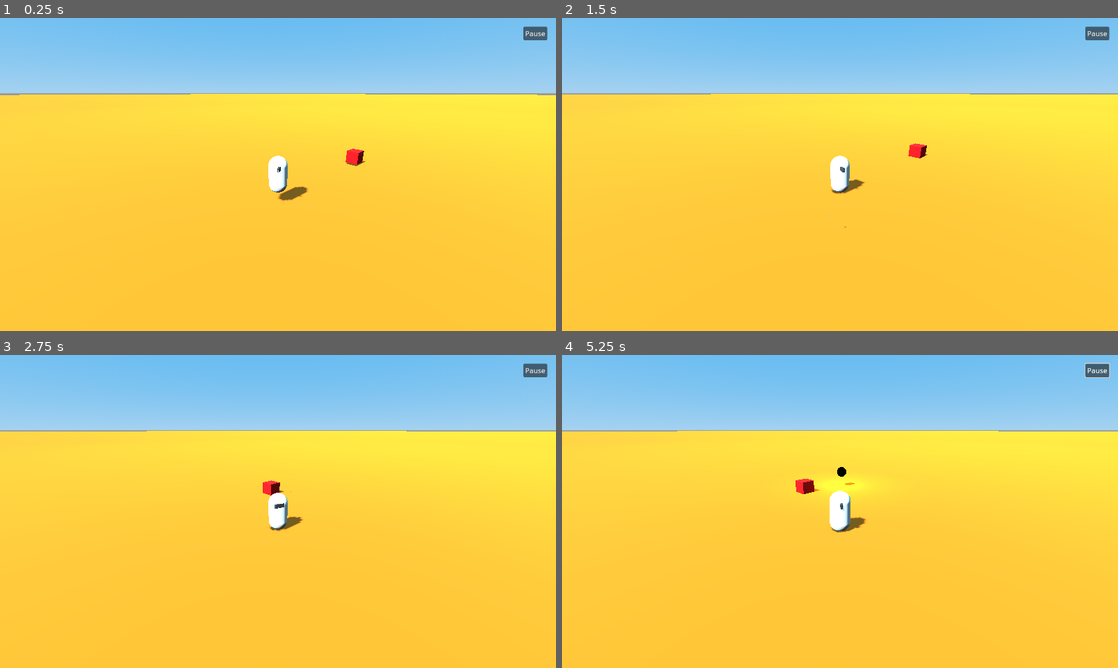
Above: before the commit, frames 1-4 (two rows, left to right).
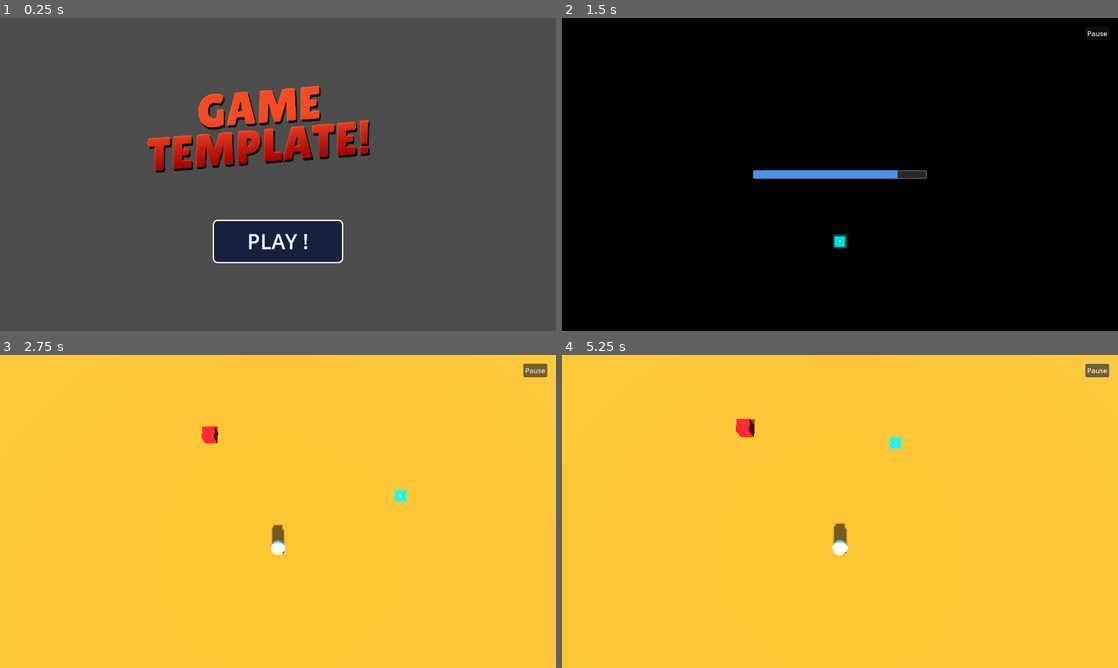
Above: after the commit, the same moments.

Repository: LeanEntropy/Godot_3D_base_template
Game: Godot game, scene res://assets/UI/launcher.tscn
Same seed, same stepped clock (60 frames per second), same inputs: the game is played once before the commit and once after it. Before the commit the project starts from res://main.tscn.
Inputs (mouse positions are in pixels of both pictures, inside the frame that each line leads up to):
- Up to frame 1 (0.25 s): no input
- Up to frame 2 (1.5 s): click (840, 240) at 0.5 s, where only the run after the commit has a clickable "PLAY !"; click (840, 240) at 1.25 s, where only the run after the commit has a clickable "PLAY !"
- Up to frame 3 (2.75 s): tap Enter at 2 s; move the mouse to (400, 495) at 2.02 s; press the mouse at (400, 495) at 2.03 s; hold D (right) from 2.03 s (still down)
- Up to frame 4 (5.25 s): release D (right) at 2.75 s; release the mouse at (962, 495) at 2.75 s; drag from (728, 527) to (812, 574) at 2.77 s; click "Pause" at 3.5 s; click "Resume" at 4.25 s; move the mouse to (895, 442) at 5.02 s; press the mouse at (895, 442) at 5.03 s; hold D (right) from 5.03 s (still down); tap Mouse wheel up (zoom_in) at 5.1 s

The runs differ from the first frame. In frame 1, 100% of the frame differs, in the area x 0-100%, y 0-100%; in frame 2, 100%; in frame 3, 34%; in frame 4, 36%.

Commit message:
Added a basic Scene Manager and Title Screen scene

Diff:
--- /dev/null
+++ b/assets/UI/launcher.tscn
@@ -0,0 +1,8 @@
+[gd_scene load_steps=2 format=3 uid="uid://p4hh5xykkuip"]
+
+[ext_resource type="Script" path="res://code/UI/launcher.gd" id="1_launcher"]
+
+[node name="Launcher" type="Control"]
+layout_mode = 3
+anchors_preset = 0
+script = ExtResource("1_launcher")
--- /dev/null
+++ b/assets/UI/title_screen.tscn
@@ -0,0 +1,78 @@
+[gd_scene load_steps=2 format=3 uid="uid://bkr3y8h5qnx2d"]
+
+[ext_resource type="Script" path="res://code/UI/title_screen.gd" id="1_title_screen"]
+
+[node name="TitleScreen" type="Control"]
+layout_mode = 3
+anchors_preset = 15
+anchor_right = 1.0
+anchor_bottom = 1.0
+grow_horizontal = 2
+grow_vertical = 2
+script = ExtResource("1_title_screen")
+
+[node name="BackgroundImage" type="TextureRect" parent="."]
+visible = false
+layout_mode = 1
+anchors_preset = 15
+anchor_right = 1.0
+anchor_bottom = 1.0
+grow_horizontal = 2
+grow_vertical = 2
+expand_mode = 1
+stretch_mode = 5
+
+[node name="BackgroundColor" type="ColorRect" parent="."]
+visible = false
+layout_mode = 1
+anchors_preset = 15
+anchor_right = 1.0
+anchor_bottom = 1.0
+grow_horizontal = 2
+grow_vertical = 2
+color = Color(0.101961, 0.101961, 0.180392, 1)
+
+[node name="MainContainer" type="VBoxContainer" parent="."]
+layout_mode = 1
+anchors_preset = 8
+anchor_left = 0.5
+anchor_top = 0.5
+anchor_right = 0.5
+anchor_bottom = 0.5
+offset_left = -400.0
+offset_top = -300.0
+offset_right = 400.0
+offset_bottom = 300.0
+grow_horizontal = 2
+grow_vertical = 2
+alignment = 1
+
+[node name="TopSpacer" type="Control" parent="MainContainer"]
+custom_minimum_size = Vector2(0, 150)
+layout_mode = 2
+
+[node name="TitleContainer" type="CenterContainer" parent="MainContainer"]
+layout_mode = 2
+
+[node name="GameTitle" type="TextureRect" parent="MainContainer/TitleContainer"]
+custom_minimum_size = Vector2(600, 200)
+layout_mode = 2
+expand_mode = 1
+stretch_mode = 4
+
+[node name="MiddleSpacer" type="Control" parent="MainContainer"]
+custom_minimum_size = Vector2(0, 100)
+layout_mode = 2
+
+[node name="ButtonContainer" type="CenterContainer" parent="MainContainer"]
+layout_mode = 2
+
+[node name="PlayButton" type="Button" parent="MainContainer/ButtonContainer"]
+custom_minimum_size = Vector2(300, 100)
+layout_mode = 2
+theme_override_font_sizes/font_size = 48
+text = "PLAY !"
+
+[node name="BottomSpacer" type="Control" parent="MainContainer"]
+custom_minimum_size = Vector2(0, 150)
+layout_mode = 2
--- /dev/null
+++ b/code/UI/launcher.gd
@@ -0,0 +1,15 @@
+extends Control
+
+## Launcher scene - decides whether to show title screen or start main game
+## Controlled by [global] use_title_screen in game_config.cfg
+
+func _ready() -> void:
+	# Check if title screen should be shown
+	var use_title_screen: bool = GameConfig.get_value("global", "use_title_screen", true)
+
+	if use_title_screen:
+		Logger.info("Launcher: Starting with title screen")
+		SceneManager.change_scene_instant("title_screen")
+	else:
+		Logger.info("Launcher: Starting directly to main game")
+		SceneManager.change_scene_instant("main_game")
--- /dev/null
+++ b/code/UI/main_menu.gd
@@ -0,0 +1,26 @@
+# code/UI/main_menu.gd
+extends Control
+## Main menu scene demonstrating SceneManager transitions
+
+@onready var play_button: Button = $CenterContainer/VBoxContainer/PlayButton
+@onready var quit_button: Button = $CenterContainer/VBoxContainer/QuitButton
+@onready var title_label: Label = $CenterContainer/VBoxContainer/TitleLabel
+
+func _ready() -> void:
+	# Ensure mouse is visible in menu
+	Input.set_mouse_mode(Input.MOUSE_MODE_VISIBLE)
+
+	# Connect button signals
+	play_button.pressed.connect(_on_play_pressed)
+	quit_button.pressed.connect(_on_quit_pressed)
+
+	Logger.info("Main menu ready")
+
+func _on_play_pressed() -> void:
+	Logger.info("Play button pressed - transitioning to main game")
+	# Use SceneManager to transition to main game with fade + loading bar
+	SceneManager.change_scene("main_game")
+
+func _on_quit_pressed() -> void:
+	Logger.info("Quit button pressed - exiting game")
+	get_tree().quit()
--- /dev/null
+++ b/code/UI/title_screen.gd
@@ -0,0 +1,164 @@
+extends Control
+class_name TitleScreen
+
+## Standalone title screen scene with PLAY button
+## Supports transparent, image, or solid color backgrounds
+## Controlled via [title_screen] section in game_config.cfg
+## Uses SceneManager to transition to main game
+
+@onready var background_image: TextureRect = $BackgroundImage
+@onready var background_color: ColorRect = $BackgroundColor
+@onready var play_button: Button = $MainContainer/ButtonContainer/PlayButton
+@onready var title_image: TextureRect = $MainContainer/TitleContainer/GameTitle
+
+func _ready() -> void:
+	# Ensure mouse is visible for clicking button
+	Input.set_mouse_mode(Input.MOUSE_MODE_VISIBLE)
+
+	# Connect button signal
+	play_button.pressed.connect(_on_play_pressed)
+
+	# Apply config settings
+	_apply_background()
+	_apply_button_colors()
+
+	# Check if title image exists
+	_check_title_image()
+
+	Logger.info("TitleScreen initialized - standalone scene ready")
+
+func _apply_background() -> void:
+	"""Apply background based on config: transparent, image, or solid color"""
+	var have_background: bool = GameConfig.get_value("title_screen", "have_background", true)
+
+	if not have_background:
+		# Transparent background - show game scene through title screen
+		background_image.visible = false
+		background_color.visible = false
+		Logger.info("Title screen: Transparent background")
+	else:
+		# Check for background image first
+		var bg_image_path: String = GameConfig.get_value("title_screen", "background_image", "")
+
+		if bg_image_path != "" and ResourceLoader.exists(bg_image_path):
+			# Use background image
+			var texture = load(bg_image_path)
+			if texture:
+				background_image.texture = texture
+				background_image.visible = true
+				background_color.visible = false
+				Logger.info("Title screen: Using background image: " + bg_image_path)
+			else:
+				# Failed to load image, fall back to color
+				_use_background_color()
+		else:
+			# Use solid color background
+			_use_background_color()
+
+func _use_background_color() -> void:
+	"""Apply solid color background with configurable opacity"""
+	var bg_color_hex: String = GameConfig.get_value("title_screen", "background_color", "1A1A2E")
+	var bg_opacity: float = GameConfig.get_value("title_screen", "background_color_opacity", 1.0)
+
+	# Parse color from hex and apply opacity
+	var color = Color.from_string(bg_color_hex, Color(0.1, 0.1, 0.18))
+	color.a = clamp(bg_opacity, 0.0, 1.0)  # Clamp opacity between 0.0 and 1.0
+
+	background_color.color = color
+	background_color.visible = true
+	background_image.visible = false
+	Logger.info("Title screen: Using solid color background: " + bg_color_hex + " with opacity: " + str(bg_opacity))
+
+func _apply_button_colors() -> void:
+	"""Apply config-driven button styling with rounded corners"""
+	# Get colors from config
+	var button_color_hex: String = GameConfig.get_value("title_screen", "button_color", "16213E")
+	var button_hover_hex: String = GameConfig.get_value("title_screen", "button_hover_color", "0F3460")
+	var button_text_hex: String = GameConfig.get_value("title_screen", "button_text_color", "FFFFFF")
+
+	# Create StyleBox for normal state
+	var normal_style = StyleBoxFlat.new()
+	normal_style.bg_color = Color.from_string(button_color_hex, Color(0.09, 0.13, 0.24))
+	normal_style.corner_radius_top_left = 10
+	normal_style.corner_radius_top_right = 10
+	normal_style.corner_radius_bottom_left = 10
+	normal_style.corner_radius_bottom_right = 10
+	normal_style.border_width_left = 3
+	normal_style.border_width_top = 3
+	normal_style.border_width_right = 3
+	normal_style.border_width_bottom = 3
+	normal_style.border_color = Color.from_string(button_text_hex, Color.WHITE)
+
+	# Create StyleBox for hover state
+	var hover_style = StyleBoxFlat.new()
+	hover_style.bg_color = Color.from_string(button_hover_hex, Color(0.06, 0.2, 0.38))
+	hover_style.corner_radius_top_left = 10
+	hover_style.corner_radius_top_right = 10
+	hover_style.corner_radius_bottom_left = 10
+	hover_style.corner_radius_bottom_right = 10
+	hover_style.border_width_left = 3
+	hover_style.border_width_top = 3
+	hover_style.border_width_right = 3
+	hover_style.border_width_bottom = 3
+	hover_style.border_color = Color.from_string(button_text_hex, Color.WHITE)
+
+	# Create StyleBox for pressed state
+	var pressed_style = StyleBoxFlat.new()
+	pressed_style.bg_color = Color.from_string(button_hover_hex, Color(0.06, 0.2, 0.38)).darkened(0.2)
+	pressed_style.corner_radius_top_left = 10
+	pressed_style.corner_radius_top_right = 10
+	pressed_style.corner_radius_bottom_left = 10
+	pressed_style.corner_radius_bottom_right = 10
+	pressed_style.border_width_left = 3
+	pressed_style.border_width_top = 3
+	pressed_style.border_width_right = 3
+	pressed_style.border_width_bottom = 3
+	pressed_style.border_color = Color.from_string(button_text_hex, Color.WHITE)
+
+	# Apply styles to button
+	play_button.add_theme_stylebox_override("normal", normal_style)
+	play_button.add_theme_stylebox_override("hover", hover_style)
+	play_button.add_theme_stylebox_override("pressed", pressed_style)
+	play_button.add_theme_color_override("font_color", Color.from_string(button_text_hex, Color.WHITE))
+
+	Logger.info("Title screen: Button colors applied from config")
+
+func _check_title_image() -> void:
+	"""Load title image or show fallback text if missing"""
+	var image_path = "res://assets/UI/GameTitle.png"
+
+	if ResourceLoader.exists(image_path):
+		var texture = load(image_path)
+		if texture:
+			title_image.texture = texture
+			Logger.info("Title image loaded: " + image_path)
+		else:
+			_show_fallback_title()
+	else:
+		_show_fallback_title()
+
+func _show_fallback_title() -> void:
+	"""Display fallback text when GameTitle.png is missing"""
+	Logger.warning("GameTitle.png not found, using text fallback")
+	title_image.visible = false
+
+	# Create a Label as fallback
+	var title_label = Label.new()
+	title_label.text = "GAME TEMPLATE"
+	title_label.horizontal_alignment = HORIZONTAL_ALIGNMENT_CENTER
+	title_label.vertical_alignment = VERTICAL_ALIGNMENT_CENTER
+	title_label.add_theme_font_size_override("font_size", 72)
+	title_label.add_theme_color_override("font_color", Color.WHITE)
+
+	# Add shadow effect
+	title_label.add_theme_constant_override("shadow_offset_x", 4)
+	title_label.add_theme_constant_override("shadow_offset_y", 4)
+	title_label.add_theme_color_override("font_shadow_color", Color(0, 0, 0, 0.5))
+
+	var title_container = $MainContainer/TitleContainer
+	title_container.add_child(title_label)
+
+func _on_play_pressed() -> void:
+	"""Handle PLAY button click - transition to main game via SceneManager"""
+	Logger.info("PLAY button pressed - transitioning to main game")
+	SceneManager.change_scene("main_game")
--- a/code/game_config.gd
+++ b/code/game_config.gd
@@ -69,13 +69,20 @@
 	"""Debug function to print all keys loaded from [weapons] section"""
 	Logger.info("=== GameConfig: Debugging config file ===")
 
-	# First, show all sections that were loaded
-	var sections = []
-	for section_name in ["global", "first_person", "third_person", "over_the_shoulder", "tank", "free_camera", "top_down", "isometric", "shooting", "projectile", "weapons", "ui", "controls"]:
-		if config.has_section(section_name):
-			sections.append(section_name)
+	# First, show ALL sections that were loaded (not just hardcoded list)
+	var all_sections = config.get_sections()
+	Logger.info("GameConfig: ALL sections in config file: " + str(all_sections))
 
-	Logger.info("GameConfig: Sections found: " + str(sections))
+	# Also check specifically for the sections we care about
+	Logger.info("GameConfig: Has [scenes] section? " + str(config.has_section("scenes")))
+	if config.has_section("scenes"):
+		var scenes_keys = config.get_section_keys("scenes")
+		Logger.info("GameConfig: Keys in [scenes] section: " + str(scenes_keys))
+		for key in scenes_keys:
+			var value = config.get_value("scenes", key, "NOT_FOUND")
+			Logger.info("GameConfig: [scenes] " + key + " = '" + str(value) + "'")
+	Logger.info("GameConfig: Has [scene_manager] section? " + str(config.has_section("scene_manager")))
+	Logger.info("GameConfig: Has [title_screen] section? " + str(config.has_section("title_screen")))
 
 	if not config.has_section("weapons"):
 		Logger.error("GameConfig: [weapons] section does not exist!")
--- /dev/null
+++ b/code/main.gd
@@ -0,0 +1,38 @@
+extends Node3D
+
+## Main scene controller
+## Handles game initialization and mouse mode setup
+
+@onready var ui_layer: CanvasLayer = $UILayer
+@onready var player: CharacterBody3D = $Player
+
+func _ready() -> void:
+	# Wait for GameConfig to load
+	if not GameConfig.is_loaded:
+		await GameConfig.config_loaded
+
+	# Set appropriate mouse mode for current controller
+	_set_mouse_mode_for_controller()
+
+	Logger.info("Main game scene ready")
+
+func _set_mouse_mode_for_controller() -> void:
+	"""Set correct mouse mode based on active controller"""
+	var control_mode = GameConfig.get_value("global", "controller_mode", "first_person")
+
+	# Controllers that need captured mouse (hidden, locked to center)
+	var captured_modes = ["first_person", "third_person", "over_the_shoulder", "tank"]
+
+	# Controllers that need visible mouse (free movement)
+	var visible_modes = ["isometric", "free_camera", "top_down"]
+
+	if control_mode in captured_modes:
+		Input.set_mouse_mode(Input.MOUSE_MODE_CAPTURED)
+		Logger.info("Mouse mode set to CAPTURED for controller: " + control_mode)
+	elif control_mode in visible_modes:
+		Input.set_mouse_mode(Input.MOUSE_MODE_VISIBLE)
+		Logger.info("Mouse mode set to VISIBLE for controller: " + control_mode)
+	else:
+		# Default to captured for unknown modes
+		Input.set_mouse_mode(Input.MOUSE_MODE_CAPTURED)
+		Logger.warning("Unknown controller mode: " + control_mode + ", defaulting to CAPTURED")
--- /dev/null
+++ b/code/scene_manager.gd
@@ -0,0 +1,280 @@
+# code/scene_manager.gd
+extends Node
+## Simple scene manager with fade transitions and optional loading bar
+## Uses config-driven scene paths from [scenes] section in game_config.cfg
+
+signal scene_changing(from_scene: String, to_scene: String)
+signal scene_changed(scene_name: String)
+
+var current_scene_path: String = ""
+var _is_transitioning: bool = false
+
+# UI elements (created internally)
+var _fade_overlay: ColorRect = null
+var _loading_bar: ProgressBar = null
+var _loading_container: CenterContainer = null
+
+# Config values
+var _fade_duration: float = 0.5
+var _show_loading_bar: bool = true
+var _show_loading_bar_on_title_screen: bool = false
+var _loading_bar_color: Color = Color.hex(0x4A90E2FF)
+var _loading_bar_width: int = 400
+var _loading_bar_height: int = 20
+
+func _ready() -> void:
+	# Wait for GameConfig to load
+	if not GameConfig.is_loaded:
+		await GameConfig.config_loaded
+
+	# Load config values
+	_load_config()
+
+	# Create UI elements
+	_create_fade_overlay()
+	_create_loading_bar()
+
+	# Store initial scene path
+	var root = get_tree().root
+	var current_scene = root.get_child(root.get_child_count() - 1)
+	current_scene_path = current_scene.scene_file_path
+
+	Logger.info("SceneManager initialized. Current scene: " + current_scene_path)
+
+func _load_config() -> void:
+	"""Load configuration from game_config.cfg"""
+	_fade_duration = GameConfig.get_value("scene_manager", "fade_duration", 0.5)
+	_show_loading_bar = GameConfig.get_value("scene_manager", "show_loading_bar", true)
+	_show_loading_bar_on_title_screen = GameConfig.get_value("scene_manager", "show_loading_bar_on_title_screen", false)
+
+	var color_hex = GameConfig.get_value("scene_manager", "loading_bar_color", "4A90E2")
+	_loading_bar_color = Color("#" + color_hex)
+
+	_loading_bar_width = GameConfig.get_value("scene_manager", "loading_bar_width", 400)
+	_loading_bar_height = GameConfig.get_value("scene_manager", "loading_bar_height", 20)
+
+func _create_fade_overlay() -> void:
+	"""Create a full-screen black overlay for fade transitions"""
+	_fade_overlay = ColorRect.new()
+	_fade_overlay.color = Color.BLACK
+	_fade_overlay.set_anchors_preset(Control.PRESET_FULL_RECT)
+	_fade_overlay.mouse_filter = Control.MOUSE_FILTER_IGNORE
+	_fade_overlay.z_index = 1000  # Always on top
+	_fade_overlay.modulate.a = 0.0  # Start transparent
+	add_child(_fade_overlay)
+
+func _create_loading_bar() -> void:
+	"""Create loading bar UI (centered on screen)"""
+	# Container for centering
+	_loading_container = CenterContainer.new()
+	_loading_container.set_anchors_preset(Control.PRESET_FULL_RECT)
+	_loading_container.mouse_filter = Control.MOUSE_FILTER_IGNORE
+	_loading_container.z_index = 1001  # Above fade overlay
+	_loading_container.visible = false
+	add_child(_loading_container)
+
+	# Progress bar
+	_loading_bar = ProgressBar.new()
+	_loading_bar.custom_minimum_size = Vector2(_loading_bar_width, _loading_bar_height)
+	_loading_bar.max_value = 100
+	_loading_bar.value = 0
+	_loading_bar.show_percentage = false
+	_loading_container.add_child(_loading_bar)
+
+	# Style the progress bar
+	_style_loading_bar()
+
+func _style_loading_bar() -> void:
+	"""Apply custom styling to the loading bar"""
+	# Create StyleBoxFlat for background
+	var bg_style = StyleBoxFlat.new()
+	bg_style.bg_color = Color(0.2, 0.2, 0.2, 0.8)
+	bg_style.border_width_left = 2
+	bg_style.border_width_top = 2
+	bg_style.border_width_right = 2
+	bg_style.border_width_bottom = 2
+	bg_style.border_color = Color(0.4, 0.4, 0.4, 1.0)
+	bg_style.corner_radius_top_left = 4
+	bg_style.corner_radius_top_right = 4
+	bg_style.corner_radius_bottom_left = 4
+	bg_style.corner_radius_bottom_right = 4
+
+	# Create StyleBoxFlat for fill (progress)
+	var fill_style = StyleBoxFlat.new()
+	fill_style.bg_color = _loading_bar_color
+	fill_style.corner_radius_top_left = 3
+	fill_style.corner_radius_top_right = 3
+	fill_style.corner_radius_bottom_left = 3
+	fill_style.corner_radius_bottom_right = 3
+
+	_loading_bar.add_theme_stylebox_override("background", bg_style)
+	_loading_bar.add_theme_stylebox_override("fill", fill_style)
+
+# === Public API ===
+
+func change_scene(scene_key: String) -> void:
+	"""Change to a new scene with fade transition"""
+	if _is_transitioning:
+		Logger.warning("SceneManager: Already transitioning, ignoring request")
+		return
+
+	var scene_path = get_scene_path(scene_key)
+	if scene_path.is_empty():
+		Logger.error("SceneManager: Scene key '" + scene_key + "' not found in config")
+		return
+
+	_is_transitioning = true
+	Logger.start_performance_check("scene_change")
+	Logger.info("SceneManager: Changing scene to '" + scene_key + "' (" + scene_path + ")")
+
+	# Emit signal with old and new scene info
+	var old_scene_name = current_scene_path.get_file().get_basename()
+	scene_changing.emit(old_scene_name, scene_key)
+
+	# Check if we should show loading bar on title screen (no fade)
+	var is_from_title_screen = (old_scene_name == "title_screen")
+	var skip_fade = _show_loading_bar_on_title_screen and is_from_title_screen
+
+	# Fade out (unless showing loading bar on title screen)
+	var tween: Tween
+	if not skip_fade:
+		tween = create_tween()
+		tween.tween_property(_fade_overlay, "modulate:a", 1.0, _fade_duration)
+		await tween.finished
+
+	# Show and animate loading bar
+	if _show_loading_bar:
+		_loading_container.visible = true
+		_loading_bar.value = 0
+
+		# Animate to 70% before scene change
+		tween = create_tween()
+		tween.tween_property(_loading_bar, "value", 70.0, _fade_duration * 0.7)
+		await tween.finished
+
+	# Change scene
+	_change_scene_internal(scene_path)
+
+	# Wait one frame for new scene to be added
+	await get_tree().process_frame
+
+	# Complete loading bar animation
+	if _show_loading_bar:
+		tween = create_tween()
+		tween.tween_property(_loading_bar, "value", 100.0, _fade_duration * 0.3)
+		await tween.finished
+
+	# Hide loading bar
+	if _show_loading_bar:
+		_loading_container.visible = false
+
+	# Fade in
+	tween = create_tween()
+	tween.tween_property(_fade_overlay, "modulate:a", 0.0, _fade_duration)
+	await tween.finished
+
+	_is_transitioning = false
+	scene_changed.emit(scene_key)
+
+	Logger.end_performance_check("scene_change")
+	Logger.info("SceneManager: Scene change complete")
+
+func change_scene_instant(scene_key: String) -> void:
+	"""Change to a new scene immediately without transition"""
+	if _is_transitioning:
+		Logger.warning("SceneManager: Already transitioning, ignoring request")
+		return
+
+	var scene_path = get_scene_path(scene_key)
+	if scene_path.is_empty():
+		Logger.error("SceneManager: Scene key '" + scene_key + "' not found in config")
+		return
+
+	Logger.info("SceneManager: Instant scene change to '" + scene_key + "' (" + scene_path + ")")
+
+	var old_scene_name = current_scene_path.get_file().get_basename()
+	scene_changing.emit(old_scene_name, scene_key)
+
+	_change_scene_internal(scene_path)
+
+	scene_changed.emit(scene_key)
+
+func reload_current_scene() -> void:
+	"""Reload the current scene with fade transition"""
+	if current_scene_path.is_empty():
+		Logger.error("SceneManager: No current scene to reload")
+		return
+
+	_is_transitioning = true
+	Logger.info("SceneManager: Reloading current scene")
+
+	var scene_name = current_scene_path.get_file().get_basename()
+	scene_changing.emit(scene_name, scene_name)
+
+	# Fade out
+	var tween = create_tween()
+	tween.tween_property(_fade_overlay, "modulate:a", 1.0, _fade_duration)
+	await tween.finished
+
+	# Show and animate loading bar
+	if _show_loading_bar:
+		_loading_container.visible = true
+		_loading_bar.value = 0
+
+		tween = create_tween()
+		tween.tween_property(_loading_bar, "value", 70.0, _fade_duration * 0.7)
+		await tween.finished
+
+	# Reload
+	_change_scene_internal(current_scene_path)
+
+	# Wait one frame
+	await get_tree().process_frame
+
+	# Complete loading bar
+	if _show_loading_bar:
+		tween = create_tween()
+		tween.tween_property(_loading_bar, "value", 100.0, _fade_duration * 0.3)
+		await tween.finished
+		_loading_container.visible = false
+
+	# Fade in
+	tween = create_tween()
+	tween.tween_property(_fade_overlay, "modulate:a", 0.0, _fade_duration)
+	await tween.finished
+
+	_is_transitioning = false
+	scene_changed.emit(scene_name)
+
+func get_scene_path(scene_key: String) -> String:
+	"""Get scene file path from config [scenes] section"""
+	var path = GameConfig.get_value("scenes", scene_key, "")
+
+	Logger.info("SceneManager.get_scene_path: section='scenes', key='" + scene_key + "', returned value='" + str(path) + "'")
+
+	if path.is_empty():
+		return ""
+
+	# Validate path exists
+	if not ResourceLoader.exists(path):
+		Logger.error("SceneManager: Scene file does not exist: " + path)
+		return ""
+
+	return path
+
+func is_transitioning() -> bool:
+	"""Check if a scene transition is currently in progress"""
+	return _is_transitioning
+
+# === Private Methods ===
+
+func _change_scene_internal(scene_path: String) -> void:
+	"""Internal method to perform the actual scene change"""
+	var err = get_tree().change_scene_to_file(scene_path)
+
+	if err != OK:
+		Logger.error("SceneManager: Failed to change scene: " + scene_path)
+		_is_transitioning = false
+		return
+
+	current_scene_path = scene_path
--- a/game_config.cfg
+++ b/game_config.cfg
@@ -1,6 +1,17 @@
 [global]
-controller_mode="free_camera"
+controller_mode="top_down"
 capture_mouse_on_start=true
+use_title_screen=true
+
+[title_screen]
+show_title_screen=true
+have_background=false
+background_image=""
+background_color="1A1A2E"
+background_color_opacity=0.5
+button_color="16213E"
+button_hover_color="0F3460"
+button_text_color="FFFFFF"
 
 [first_person]
 movement_speed=5.0
@@ -133,3 +144,15 @@
 [controls]
 pause_key_primary="P"
 pause_key_secondary="Escape"
+
+[scene_manager]
+fade_duration=0.5
+show_loading_bar=true
+show_loading_bar_on_title_screen=false
+loading_bar_color="4A90E2"
+loading_bar_width=400
+loading_bar_height=20
+
+[scenes]
+main_game="res://main.tscn"
+title_screen="res://assets/UI/title_screen.tscn"
--- a/main.tscn
+++ b/main.tscn
@@ -1,5 +1,6 @@
-[gd_scene load_steps=34 format=3 uid="uid://bnkcsqjtokxh6"]
-
+[gd_scene load_steps=35 format=3 uid="uid://bnkcsqjtokxh6"]
+
+[ext_resource type="Script" uid="uid://b0ybpsvtdt3ue" path="res://code/main.gd" id="0_main"]
 [ext_resource type="Script" uid="uid://cknif7bnpg03r" path="res://code/player_controller.gd" id="1_dax7f"]
 [ext_resource type="PackedScene" uid="uid://c6a8g6f8v8x8w" path="res://assets/UI/ui_layer.tscn" id="2_abcde"]
 [ext_resource type="PackedScene" uid="uid://b1h2w3x4y506" path="res://assets/red_box.tscn" id="3_defgh"]
@@ -124,6 +125,7 @@
 roughness = 0.7
 
 [node name="Main" type="Node3D"]
+script = ExtResource("0_main")
 
 [node name="WorldEnvironment" type="WorldEnvironment" parent="."]
 environment = SubResource("5")
--- a/project.godot
+++ b/project.godot
@@ -11,7 +11,7 @@
 [application]
 
 config/name="base_godot_3D"
-run/main_scene="res://main.tscn"
+run/main_scene="res://assets/UI/launcher.tscn"
 config/features=PackedStringArray("4.4")
 config/icon="res://icon.png"
 
@@ -19,6 +19,7 @@
 
 GameConfig="*res://code/game_config.gd"
 Logger="*res://code/logger.gd"
+SceneManager="*res://code/scene_manager.gd"
 
 [display]
 
Binary file added: assets/UI/GameTitle.png
Not shown, added: assets/UI/GameTitle.png.import
Not shown, added: code/UI/launcher.gd.uid
Not shown, added: code/UI/main_menu.gd.uid
Not shown, added: code/UI/title_screen.gd.uid
Not shown, added: code/main.gd.uid
Not shown, added: code/scene_manager.gd.uid
Not shown, changed: docs/project_structure.md
Not shown, added: docs/scene_management_proposal.md
